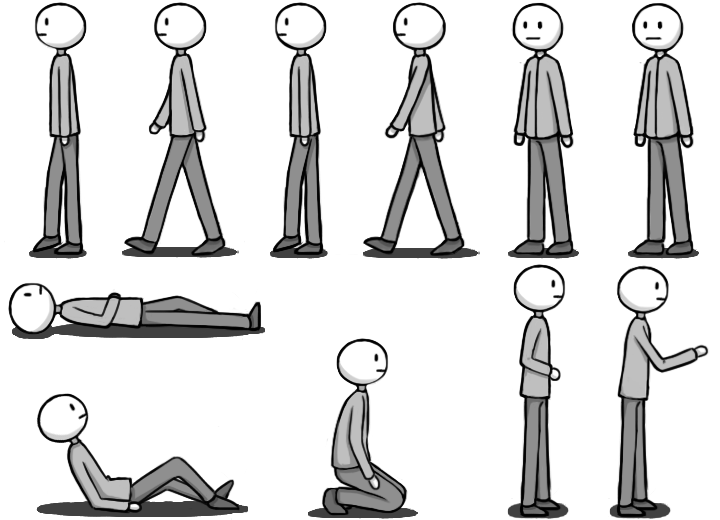
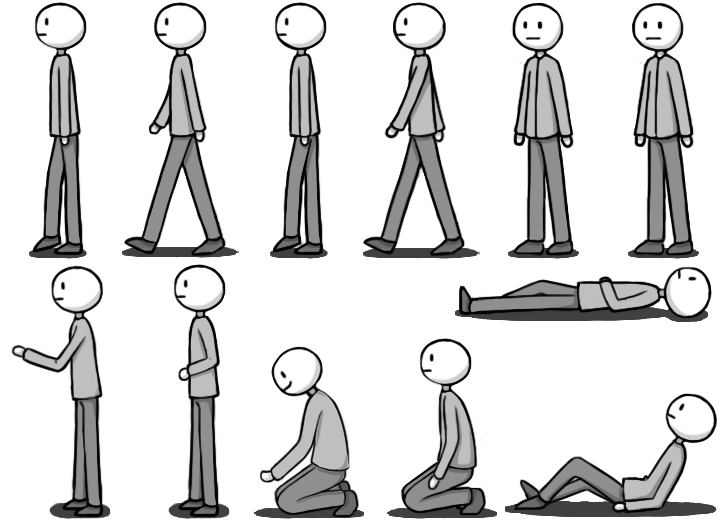
Comparing the layer stacks of the two (720, 520) images. Changes:
renamed "Sprites" to "agachado", painted on it over <box>8,264,718,520</box>
painted on "Sombras" over <box>12,305,717,519</box>
